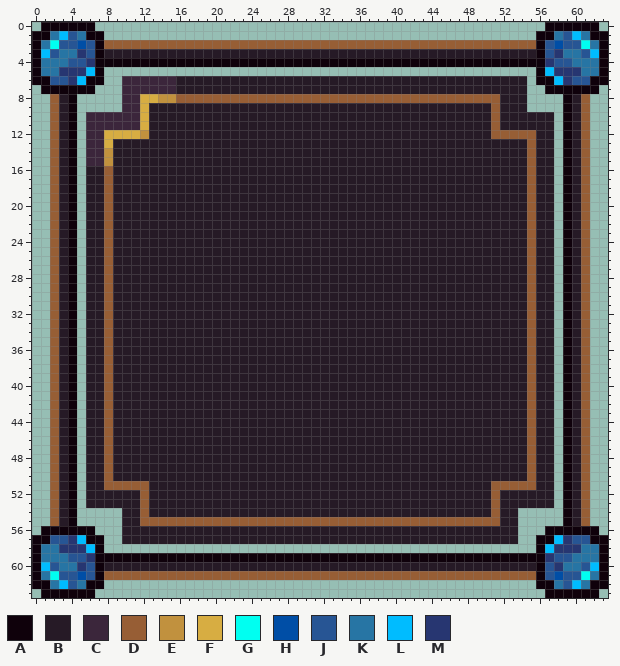
Edited in one commit: pixel-art file (packages/client/src/assets/ui{m}/ui-surface.aseprite). The picture above is the old version.
64x64 pixels, 1 frame.
Palette (. is transparent): A #0f010b  B #261a26  C #3b263b  D #975e35  E #c1913e  F #d7ad42  G #00fff1  H #004ea6  J #275594  K #2775a4  L #00bcff  M #273671
Now the later version:
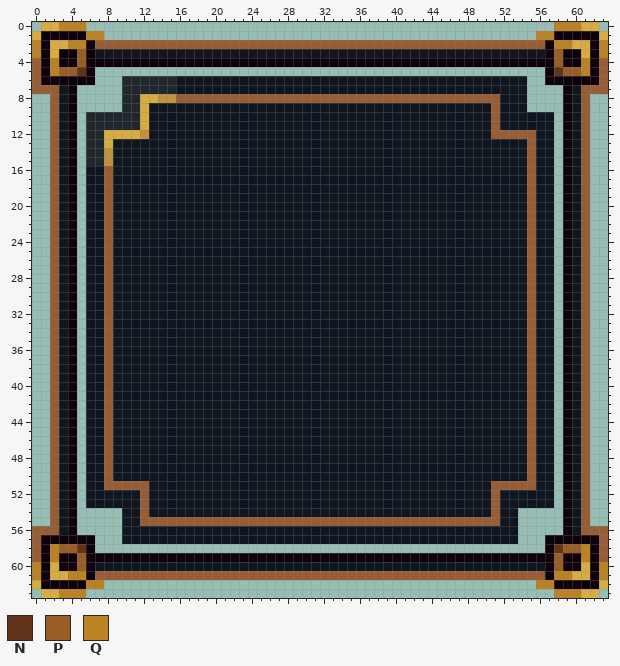
Colours new in this view: N #60331a  P #985e25  Q #bb8225
Changes in this commit:
colour B: #261a26 -> #101620
colour C: #3b263b -> #20282d
y 0: x 1..6 AAAAAA -> FFQQQ.; x 57..62 AAAAAA -> .QQQFF
y 1: x 0 A -> F; x 2..7 KLJKAA -> AAAAQQ; x 56..61 AAKJLK -> QQAAAA; x 63 A -> F
y 2: x 0..7 AKGJJHJA -> QAFFQQAD; x 56..63 AJHJJGKA -> DAQQFFAQ
y 3: x 0..7 ALJKKMJA -> QAFAAPAB; x 56..63 AJMKKJLA -> BAPAAFAQ
y 4: x 0..6 AKKKJJM -> DAQAAPA; x 57..63 MJJKKKA -> APAAQAD
y 5: x 0..7 AKKMMMLA -> DAQPPNA.; x 56..63 ALMMMKKA -> .ANPPQAD
y 6: x 0 A -> D; x 2..5 JJML -> AAAA; x 7 A -> .; x 56 A -> .; x 58..61 LMJJ -> AAAA; x 63 A -> D
y 7: x 0..3 .AAA -> DDDB; x 5..6 AA -> ..; x 57..58 AA -> ..; x 60..63 AAA. -> BDDD
y 56: x 0..3 .AAA -> DDDB; x 5..6 AA -> ..; x 57..58 AA -> ..; x 60..63 AAA. -> BDDD
y 57: x 0 A -> D; x 2..5 JJML -> AAAA; x 7 A -> .; x 56 A -> .; x 58..61 LMJJ -> AAAA; x 63 A -> D
y 58: x 0..7 AKKMMMLA -> DAQPPNA.; x 56..63 ALMMMKKA -> .ANPPQAD
y 59: x 0..6 AKKKJJM -> DAQAAPA; x 57..63 MJJKKKA -> APAAQAD
y 60: x 0..7 ALJKKMJA -> QAFAAPAB; x 56..63 AJMKKJLA -> BAPAAFAQ
y 61: x 0..7 AKGJJHJA -> QAFFQQAD; x 56..63 AJHJJGKA -> DAQQFFAQ
y 62: x 0 A -> F; x 2..7 KLJKAA -> AAAAQQ; x 56..61 AAKJLK -> QQAAAA; x 63 A -> F
y 63: x 1..6 AAAAAA -> FFQQQ.; x 57..62 AAAAAA -> .QQQFF
